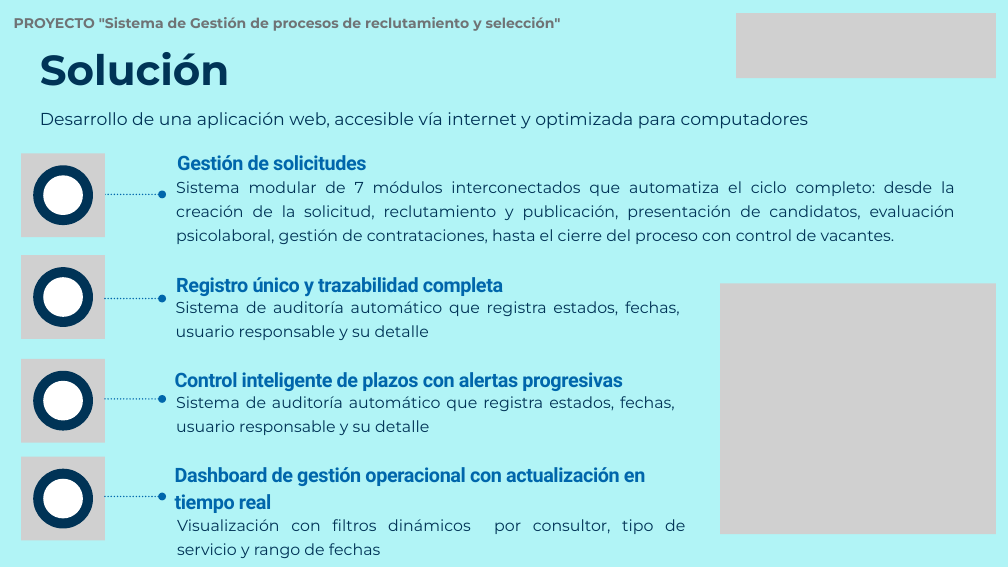
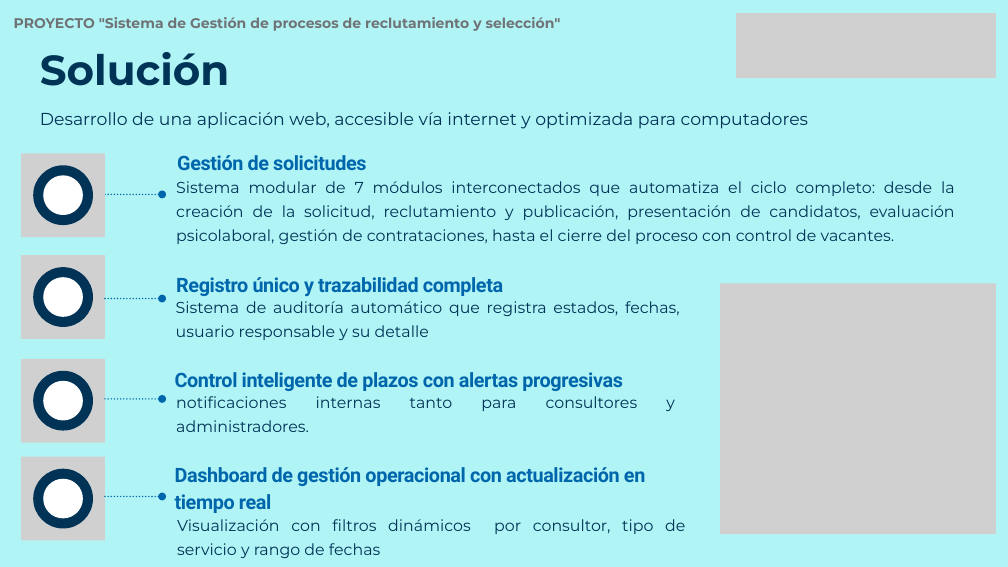
Before and after one commit to Gabylina/Capstone_sec_1_grupo_6, a slide deck: slide 4 of Fase 3/Evidencias Grupales/Presentación Final del proyecto (Español).pptx. Drawn at 1008x567 pixels with LibreOffice and Linux fonts; fonts in the diff are those of the drawing; grey boxes stand for pictures. Boxes give left, top, right and bottom in pixels: in the first picture for what was removed or moved away, otherwise in the second. Text is boxed around its words. In the diff, an @@ line names an element or a change of style, - is before the commit and + after.

Commit message:
Actualizacion diagrama de clase y ppt

```diff
--- a/Fase 3/Evidencias Grupales/Presentación Final del proyecto (Español).pptx
+++ b/Fase 3/Evidencias Grupales/Presentación Final del proyecto (Español).pptx
@@ text at bbox=[176, 396, 675, 432]: text changed @@
-Sistema de auditoría automático que registra estados, fechas, usuario responsable y su detalle
+notificaciones internas tanto para consultores y administradores.
```
Also in this commit, not shown: 3 other files.
